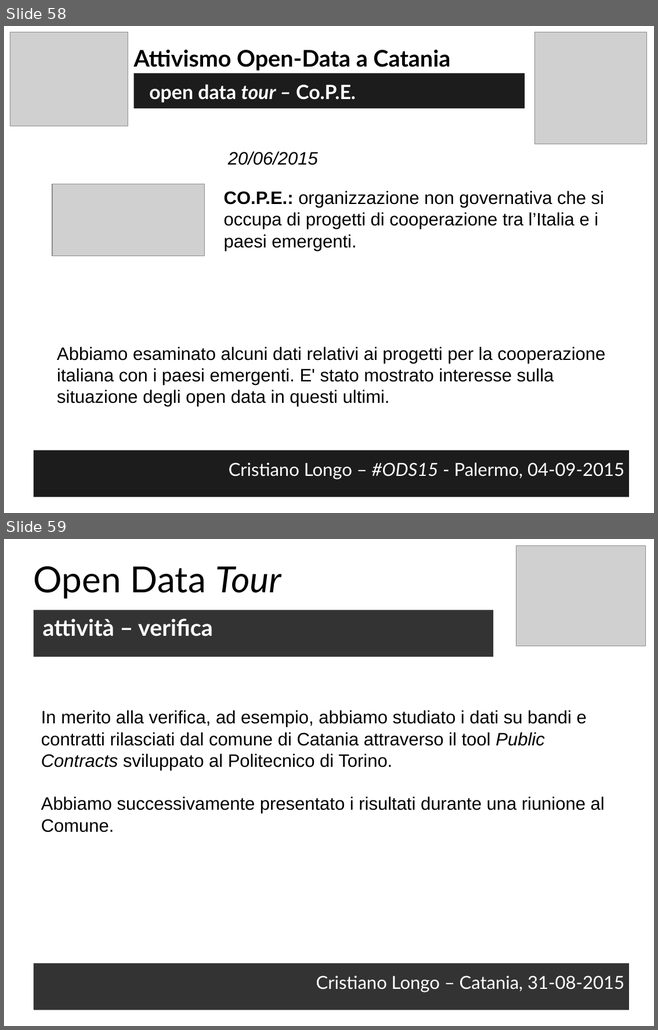
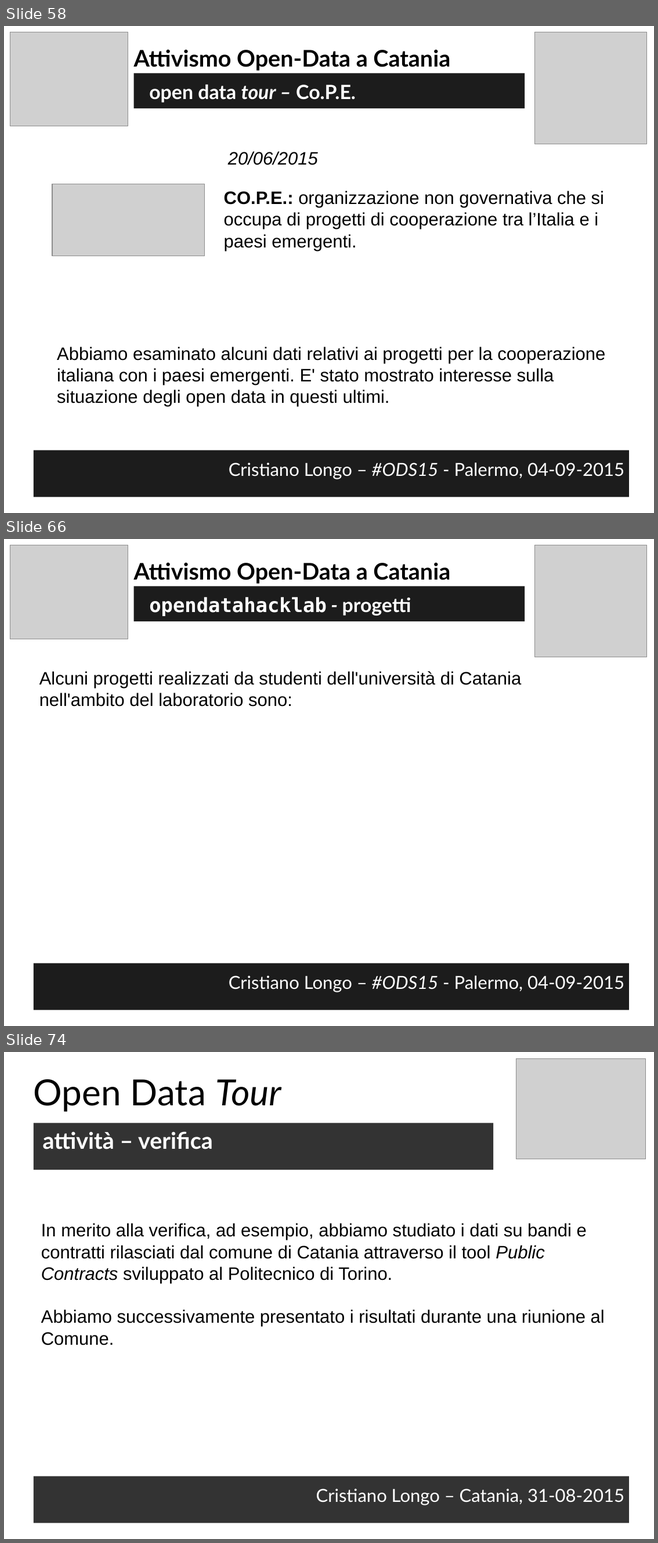
Before and after one commit to opendatahacklab/opendatahacklab.github.io, a slide deck: events/odt_ods15.odp. Shown one above the other, each under a label of ours: slides 58 and 59 before the commit, slides 58, 66 and 74 after it; the slides between them are not shown. The pictures are 658x1030 and 658x1543 pixels, drawn with LibreOffice and Linux fonts; fonts in the diff are those of the drawing; grey boxes stand for pictures. Boxes give left, top, right and bottom in pixels: in the first picture for what was removed or moved away, otherwise in the second. Text is boxed around its words. In the diff, an @@ line names an element or a change of style, - is before the commit and + after.

Commit message:
ods15 - opendatahacklab description incomplete

```diff
--- a/events/odt_ods15.odp
+++ b/events/odt_ods15.odp
@@ slide 66 added at (x1=4, y1=539, x2=654, y2=1026), background #FFFFFF @@
@@ picture added at (x1=10, y1=545, x2=128, y2=639) @@
@@ picture added at (x1=535, y1=545, x2=647, y2=657) @@
@@ text added at (x1=134, y1=562, x2=450, y2=584), 28 pt, text #000000, bold @@
+Attivismo Open-Data a Catania
@@ text added at (x1=134, y1=586, x2=524, y2=621), fill #1C1C1C, 24 pt, text #FFFFFF, bold @@
+opendatahacklab - progetti
@@ text added at (x1=39, y1=671, x2=521, y2=707), 22 pt, text #000000 @@
+Alcuni progetti realizzati da studenti dell'università di Catania nell'ambito del laboratorio sono:
@@ text added at (x1=34, y1=964, x2=629, y2=1010), fill #1C1C1C, 22 pt, text #FFFFFF @@
+Cristiano Longo – #ODS15 - Palermo, 04-09-2015
@@ what was slide 59 is now slide 74 @@
```
Also in this commit, not shown: 14 other slides added.
